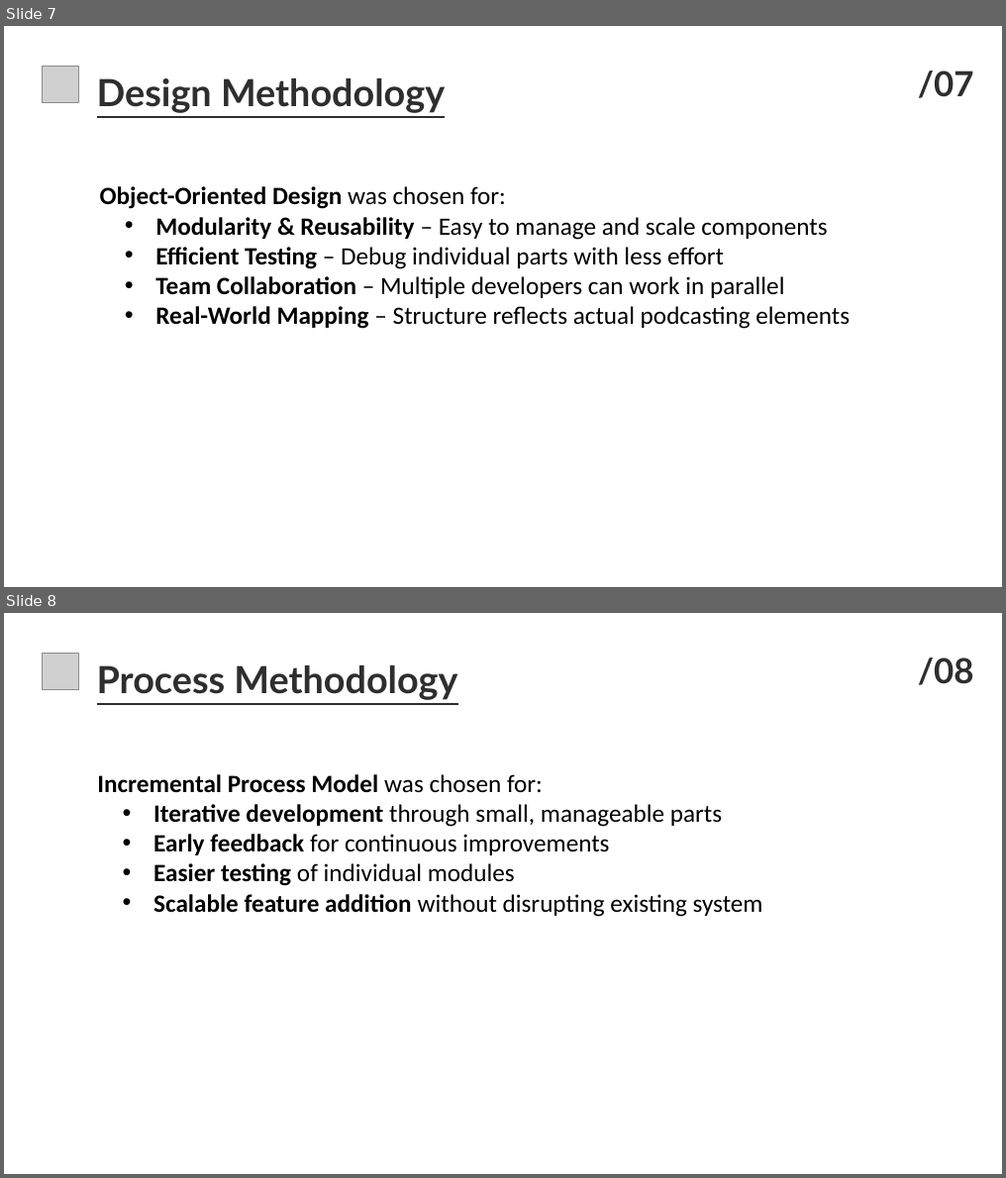
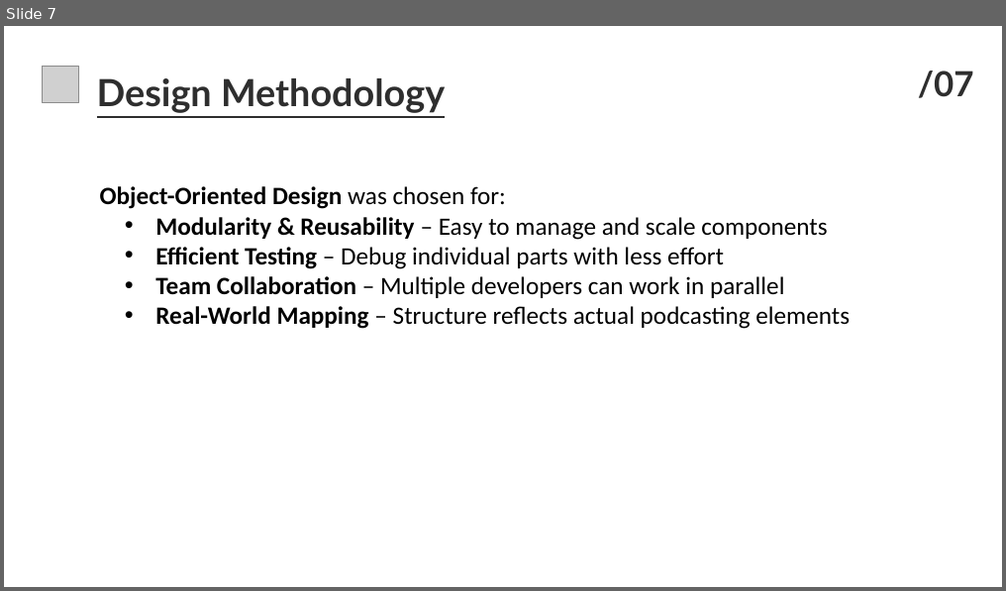
Before and after one commit to SadiaImran/PodVerse, a slide deck: docs/60%/PodVerse-60%-PPT.pptx. Shown one above the other, each under a label of ours: slides 7 and 8 before the commit, slide 7 after it. The pictures are 1006x1178 and 1006x591 pixels, drawn with LibreOffice and Linux fonts; fonts in the diff are those of the drawing; grey boxes stand for pictures. Boxes give left, top, right and bottom in pixels: in the first picture for what was removed or moved away, otherwise in the second. Text is boxed around its words. In the diff, an @@ line names an element or a change of style, - is before the commit and + after.

```diff
--- a/docs/60%/PodVerse-60%-PPT.pptx
+++ b/docs/60%/PodVerse-60%-PPT.pptx
@@ slide 8 removed at <box>4,613,1002,1174</box>, background #FFFFFF @@
@@ picture removed at <box>42,653,79,690</box> @@
@@ text removed at <box>97,665,457,700</box> @@
-Process Methodology
@@ text removed at <box>918,658,974,685</box> @@
-/08
@@ text removed at <box>97,774,763,917</box> @@
-Incremental Process Model was chosen for:
-  • Iterative development through small, manageable parts
-  • Early feedback for continuous improvements
-  • Easier testing of individual modules
-  • Scalable feature addition without disrupting existing system
```
Also in this commit, not shown: 9 slides changed, 1 slide added, 9 other slides removed, 1 other file.
